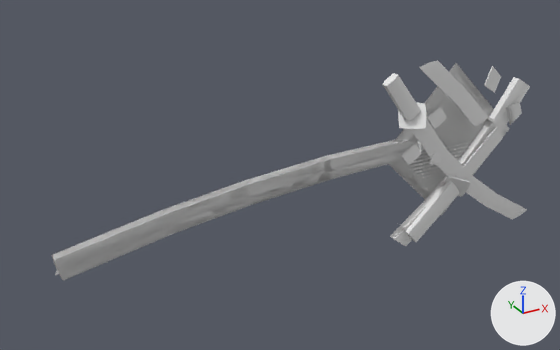
Renders of the OBJ model src/main/resources/assets/blade_tetra/model/modular/alpha9/nodachi_spirit_light_swift.obj from each side of a commit.
The view is the same before and after, from a camera (50 mm lens) standing at (-429.0, -478.0, 243.0) and looking at (-160.0, 12.0, -1.0). Lighting does not change. The marker at lower right points along +X, +Y and +Z. The first picture is the older version. Where no turn or scale is listed for an object, it has been applied to the vertices. Vertices at exactly the same position are counted once.

The scene before the commit, as lines of its bpy script (objects in view):
```python
me_blade = bpy.data.meshes.new('blade')
me_blade.from_pydata(...)  # 83 vertices, 139 faces; spans x -342.0..34.0, y -10.0..10.0, z -34.0..14.0
me_effect = bpy.data.meshes.new('effect')
me_effect.from_pydata(...)  # 72 vertices, 132 faces; spans x -342.0..-35.0, y -6.0..6.0, z -37.0..12.0
me_item_blade = bpy.data.meshes.new('item_blade')
me_item_blade.from_pydata(...)  # 143 vertices, 235 faces; spans x -83.0..91.0, y -26.0..4.0, z -85.0..75.0
me_item_damaged = bpy.data.meshes.new('item_damaged')
me_item_damaged.from_pydata(...)  # 145 vertices, 199 faces; spans x -71.0..71.0, y -27.0..4.0, z -78.0..81.0
me_sheath = bpy.data.meshes.new('sheath')
me_sheath.from_pydata(...)  # 72 vertices, 132 faces; spans x -342.0..-35.0, y -6.0..6.0, z -37.0..12.0
ob_blade = bpy.data.objects.new('blade', me_blade)
ob_blade.location = (0.0, 0.0, 0.0)
ob_effect = bpy.data.objects.new('effect', me_effect)
ob_effect.location = (0.0, 0.0, 0.0)
ob_item_blade = bpy.data.objects.new('item_blade', me_item_blade)
ob_item_blade.location = (0.0, 0.0, 0.0)
ob_item_damaged = bpy.data.objects.new('item_damaged', me_item_damaged)
ob_item_damaged.location = (0.0, 0.0, 0.0)
ob_sheath = bpy.data.objects.new('sheath', me_sheath)
ob_sheath.location = (0.0, 0.0, 0.0)
```
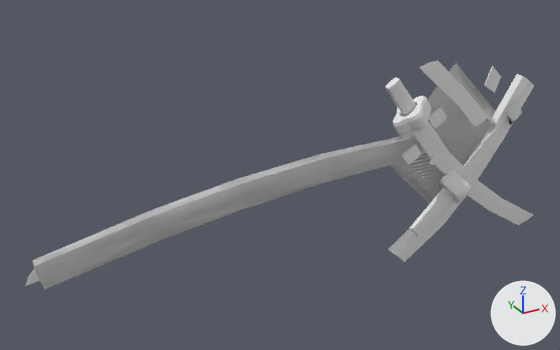
Where the change shows, as pixel boxes (x1, y1, x2, y2) in the pictures (560 x 350 px; the box of a moved part takes in the faces that stretch with it):
'sheath', reshaped (not visible before)
    after: (32, 137, 419, 290)
'item_damaged', reshaped
    before: (389, 60, 522, 242)
    after: (390, 60, 522, 238)
'item_blade', reshaped (9% taller)
    before: (383, 73, 530, 246)
    after: (385, 74, 534, 262)
'blade', reshaped (mostly hidden)
    before: (55, 147, 424, 275)
    after: (25, 158, 418, 286)
part 1 of me_blade, moved or reshaped (mostly hidden)
    before: (55, 270, 59, 275)
    after: (25, 268, 40, 286)
part 2 of me_effect, moved or reshaped (not visible afterwards)
    before: (52, 139, 419, 280)
part 3 of me_item_blade, moved or reshaped
    before: (383, 73, 420, 122)
    after: (385, 77, 417, 116)
part 4 of me_item_blade, rebuilt (11% taller)
    before: (390, 77, 530, 246)
    after: (388, 74, 534, 262)
part 5 of me_item_blade, rebuilt (34% wider, 46% taller)
    before: (398, 102, 426, 129)
    after: (393, 96, 431, 136)
part 6 of me_item_blade, moved or reshaped
    before: (411, 119, 527, 220)
    after: (412, 121, 533, 225)
part 7 of me_item_damaged, rebuilt (6% wider, 64% taller)
    before: (441, 176, 471, 197)
    after: (439, 169, 471, 204)
part 8 of me_item_damaged, moved or reshaped
    before: (405, 182, 459, 242)
    after: (410, 187, 454, 238)

The change in detail:
me_blade is used by ob_blade; location (0.0, 0.0, 0.0).
me_blade had 83 vertices, 139 faces and spanned x -342.0..34.0, y -10.0..10.0, z -34.0..14.0.
me_blade now has 249 vertices, 475 faces and spans x -362.0..28.0, y -13.0..13.0, z -36.0..16.0.
me_blade part 1: 22 vertices moved from x -342.0..-125.0, y -1.0..1.0, z -34.0..7.0 to x -362.0..-130.0, y -1.0..1.0, z -36.0..7.0.
Other edits to the shape of me_blade do not show in these pictures.
me_effect is used by ob_effect; location (0.0, 0.0, 0.0).
me_effect had 72 vertices, 132 faces and spanned x -342.0..-35.0, y -6.0..6.0, z -37.0..12.0.
me_effect now has 72 vertices, 132 faces and spans x -355.0..-35.0, y -8.0..8.0, z -40.0..13.0.
me_effect part 2: the whole mesh is multiplied about its middle by the matrix ((1.043, 0.0, -0.01), (0.0, 1.163, 0.0), (-0.01, 0.0, 1.162)), then moved by (-7.0, 0.0, -1.0).
me_item_blade is used by ob_item_blade; location (0.0, 0.0, 0.0).
me_item_blade had 143 vertices, 235 faces and spanned x -83.0..91.0, y -26.0..4.0, z -85.0..75.0.
me_item_blade now has 309 vertices, 571 faces and spans x -81.0..100.0, y -29.0..4.0, z -100.0..72.0.
me_item_blade part 3: the loose piece of 18 vertices spanning x -83.0..-48.0, y -20.0..-11.0, z 35.0..75.0 is scaled about its middle by (0.911, 0.902, 0.91), then moved by (1.0, 0.0, -2.0).
me_item_blade part 4: the loose piece of 30 vertices spanning x -60.0..78.0, y -13.0..-3.0, z -84.0..51.0 is rebuilt with 30 vertices and now spans x -60.0..83.0, y -12.0..0.0, z -100.0..52.0.
me_item_blade part 5: the loose piece of 26 vertices spanning x -66.0..-42.0, y -26.0..-5.0, z 29.0..47.0 is rebuilt with 192 vertices and now spans x -72.0..-37.0, y -29.0..-2.0, z 23.0..54.0.
me_item_blade part 6: 22 vertices moved from x -28.0..91.0, y -17.0..-15.0, z -85.0..2.0 to x -26.0..100.0, y -17.0..-15.0, z -94.0..0.0.
me_item_damaged is used by ob_item_damaged; location (0.0, 0.0, 0.0).
me_item_damaged had 145 vertices, 199 faces and spanned x -71.0..71.0, y -27.0..4.0, z -78.0..81.0.
me_item_damaged now has 311 vertices, 535 faces and spans x -71.0..71.0, y -29.0..4.0, z -74.0..81.0.
me_item_damaged part 7: the loose piece of 26 vertices spanning x -12.0..7.0, y -27.0..-5.0, z -47.0..-23.0 is rebuilt with 192 vertices and now spans x -19.0..14.0, y -29.0..-2.0, z -53.0..-17.0.
me_item_damaged part 8: 12 vertices moved from x -51.0..0.0, y -19.0..-12.0, z -78.0..-29.0 to x -47.0..0.0, y -19.0..-13.0, z -74.0..-29.0.
me_sheath is used by ob_sheath; location (0.0, 0.0, 0.0).
me_sheath had 72 vertices, 132 faces and spanned x -342.0..-35.0, y -6.0..6.0, z -37.0..12.0.
me_sheath now has 72 vertices, 132 faces and spans x -355.0..-35.0, y -8.0..8.0, z -40.0..13.0.
me_sheath part 9: the whole mesh is multiplied about its middle by the matrix ((1.043, 0.0, -0.01), (0.0, 1.163, 0.0), (-0.01, 0.0, 1.162)), then moved by (-7.0, 0.0, -1.0).
